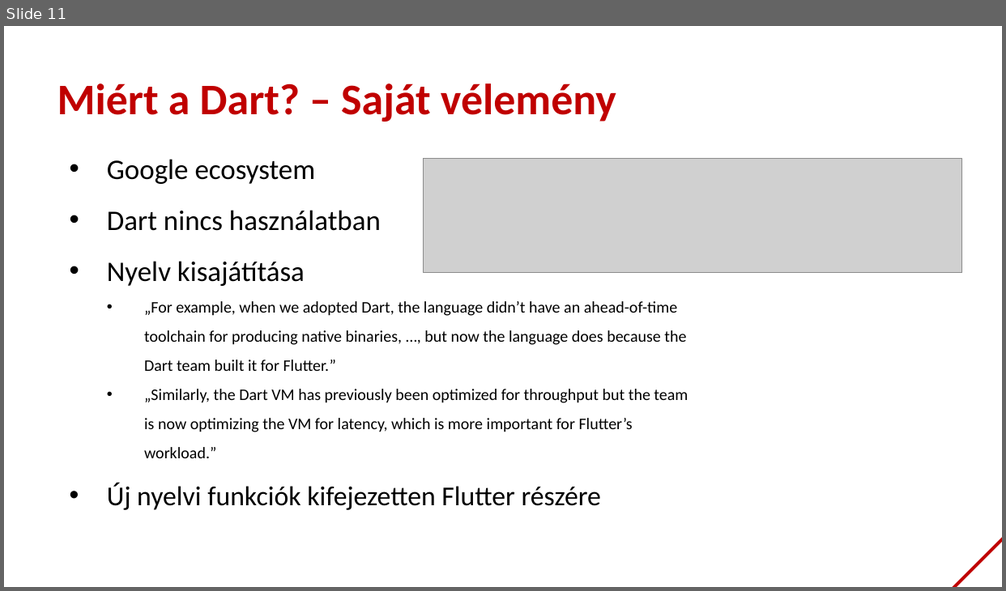
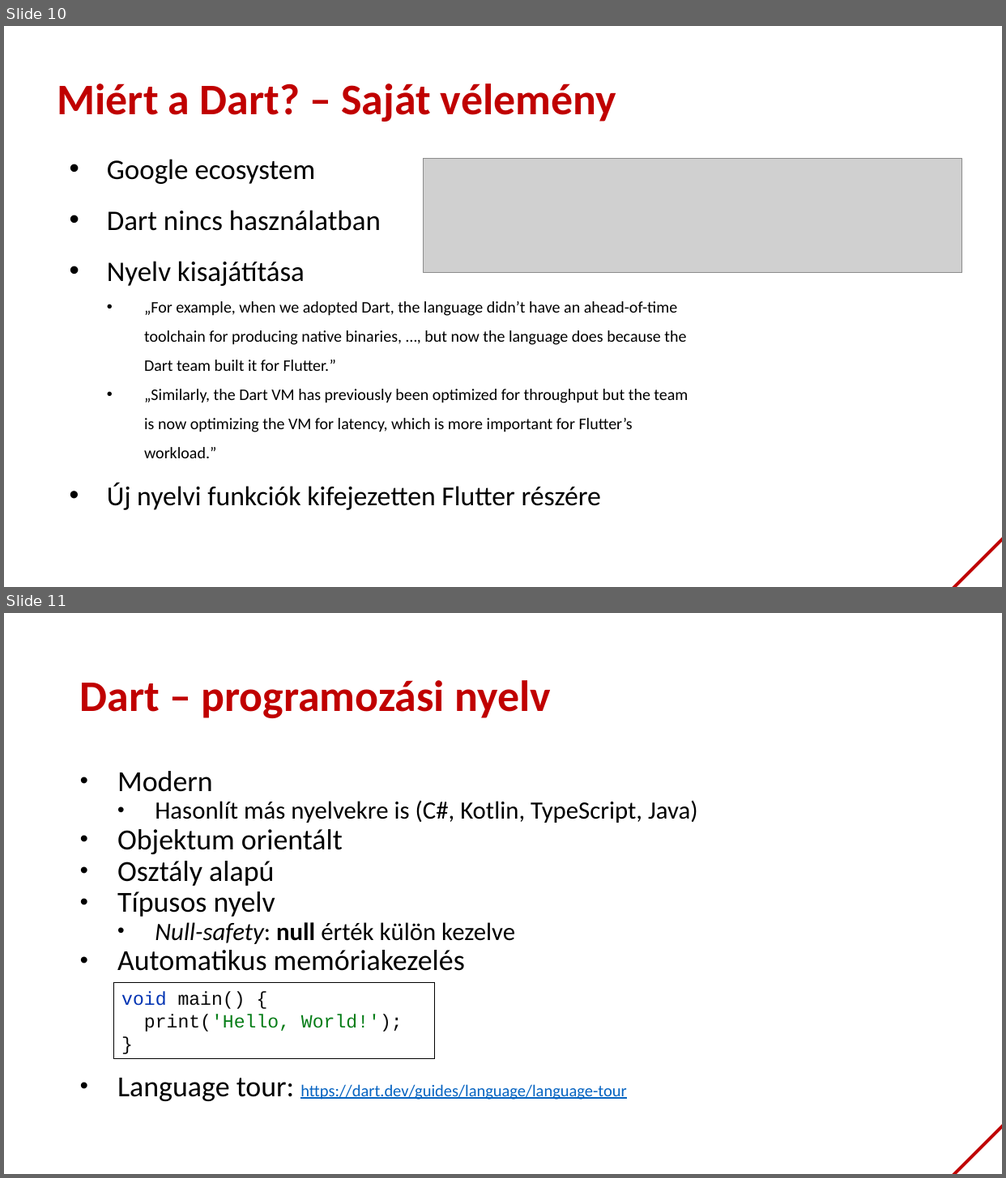
Before and after one commit to bmeaut/VIAUAV45, a slide deck: extras/lecture_01_2021.pptx. Shown one above the other, each under a label of ours: slide 11 before the commit, slides 10 and 11 after it. The pictures are 1006x591 and 1006x1178 pixels, drawn with LibreOffice and Linux fonts; fonts in the diff are those of the drawing; grey boxes stand for pictures; background and template pictures are left out. Boxes give left, top, right and bottom in pixels: in the first picture for what was removed or moved away, otherwise in the second. Text is boxed around its words. In the diff, an @@ line names an element or a change of style, - is before the commit and + after.

Commit message:
Add extra slides about Dart

```diff
--- a/extras/lecture_01_2021.pptx
+++ b/extras/lecture_01_2021.pptx
@@ slide 11 added at (4, 613, 1002, 1174), background #FFFFFF; not listed: 1 template element that a slide beside it also shows @@
@@ title added at (80, 680, 551, 718), 42 pt, text #C00000, bold @@
+Dart – programozási nyelv
@@ text added at (117, 771, 698, 1101), 28 pt, text #000000 @@
+• Modern
+  • Hasonlít más nyelvekre is (C#, Kotlin, TypeScript, Java)
+• Objektum orientált
+• Osztály alapú
+• Típusos nyelv
+  • Null-safety: null érték külön kezelve
+• Automatikus memóriakezelés
+• Language tour: https://dart.dev/guides/language/language-tour
@@ rectangle added at (114, 983, 435, 1059), fill #FFFFFF, outline #000000 0.75 pt, 18 pt, text #080808 @@
+void main() {
+print('Hello, World!');
+}
@@ what was slide 11 is now slide 10 @@
```
Also in this commit, not shown: 1 slide changed, 30 other slides added, 1 slide removed.
